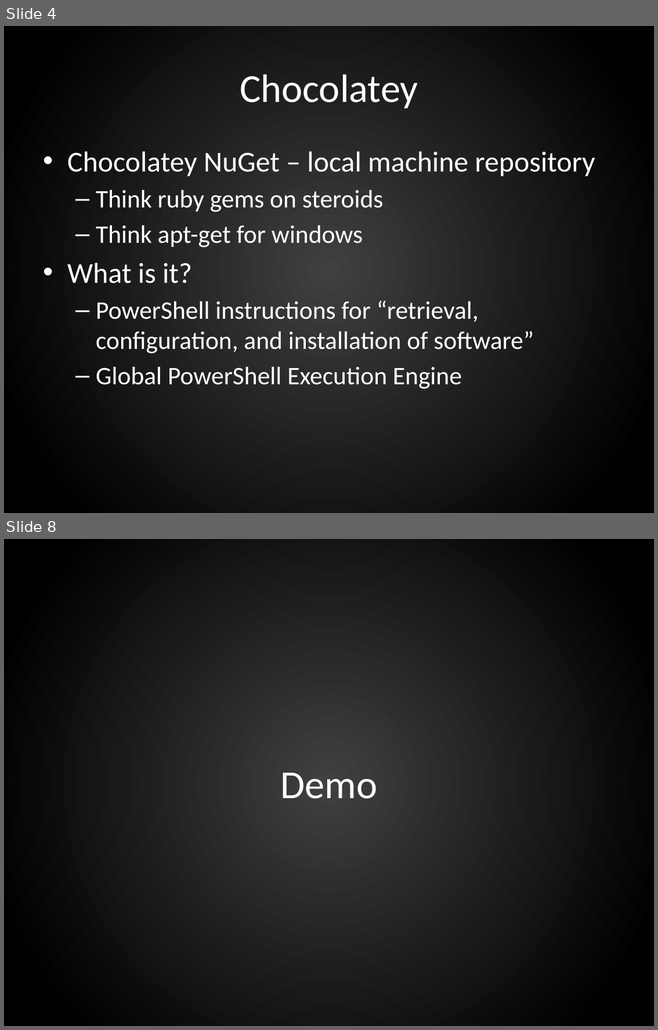
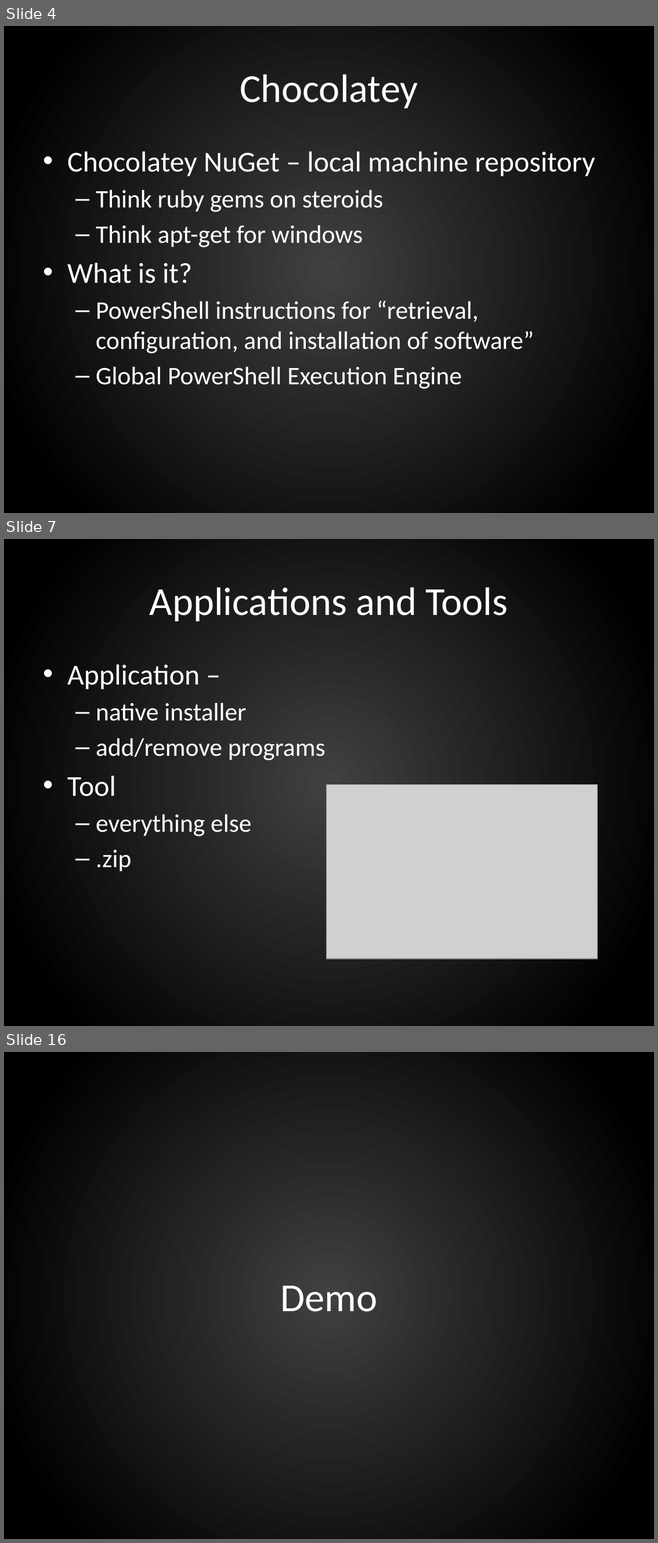
Before and after one commit to ferventcoder/presentations, a slide deck: windows/chocolatey/chocolatey.pptx. Shown one above the other, each under a label of ours: slides 4 and 8 before the commit, slides 4, 7 and 16 after it; the slides between them are not shown. The pictures are 658x1030 and 658x1543 pixels, drawn with LibreOffice and Linux fonts; fonts in the diff are those of the drawing; grey boxes stand for pictures; background and template pictures are left out. Boxes give left, top, right and bottom in pixels: in the first picture for what was removed or moved away, otherwise in the second. Text is boxed around its words. In the diff, an @@ line names an element or a change of style, - is before the commit and + after.

```diff
--- a/windows/chocolatey/chocolatey.pptx
+++ b/windows/chocolatey/chocolatey.pptx
@@ slide 7 added at [4,539,654,1026], background gradient #404040 to #000000 @@
@@ title added at [150,587,507,621], 44 pt, text #FFFFFF @@
+Applications and Tools
@@ text added at [67,664,325,871], 28 pt, text #FFFFFF @@
+• Application –
+  – native installer
+  – add/remove programs
+• Tool
+  – everything else
+  – .zip
@@ picture added at [326,784,597,959] @@
@@ what was slide 8 is now slide 16 @@
```
Also in this commit, not shown: 4 slides changed, 16 other slides added, 2 slides removed.
